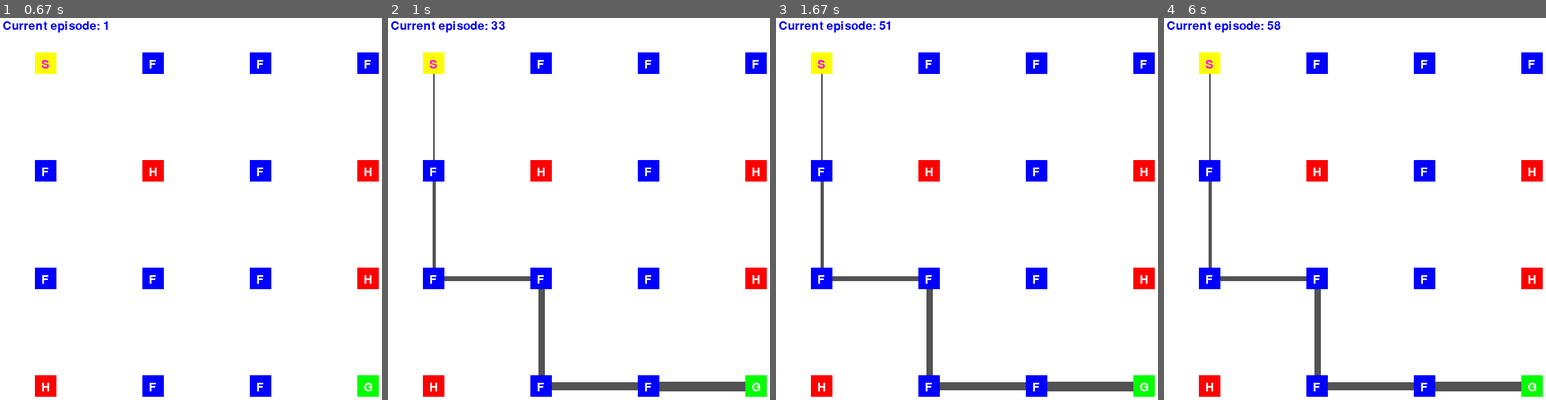
Above: before the commit, frames 1-4 (left to right).
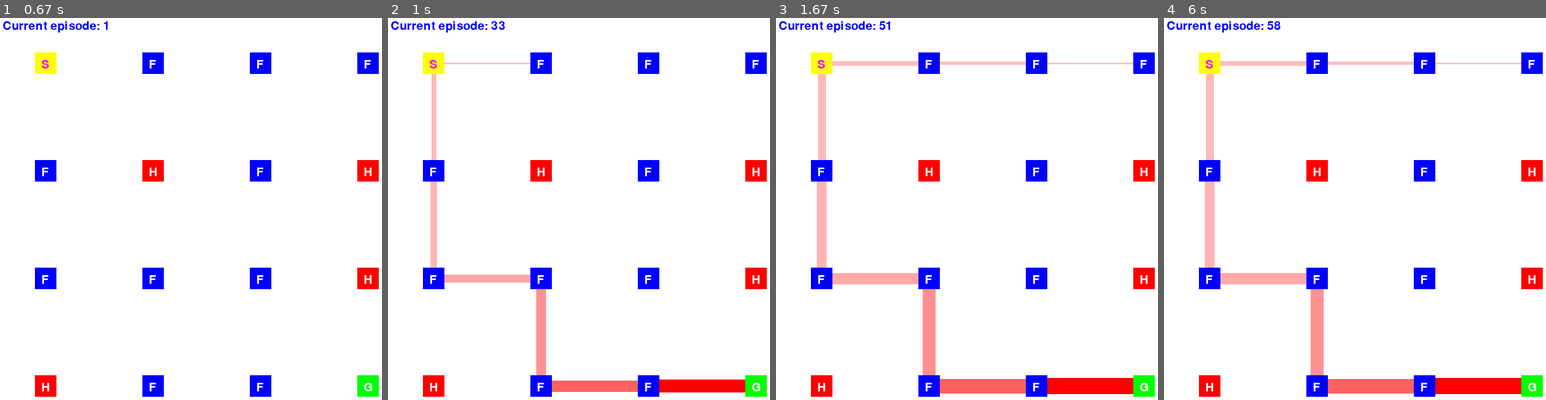
Above: after the commit, the same moments.

Repository: jmiszczak/pygame-tests
Game: pygame game, started from frozen-lake-demo.py
Two runs of this game, one before a commit and one after it. Both use one fixed random seed, a clock stepped at 60 frames per second and the inputs below.
Inputs:
- Up to frame 1 (0.67 s): tap E at 0.33 s
- Up to frame 2 (1 s): tap P at 0.67 s
- Up to frame 3 (1.67 s): no input
- Up to frame 4 (6 s): tap E at 2.6, 3, 3.5, 4.12, 4.68, 5.25, 5.78 s

Frame 1 is identical in both runs. In frame 2, 3.2% of the frame differs, in the area x 11-94%, y 11-99%; in frame 3, 4.8%, in the area x 10-94%, y 11-99%; in frame 4, 4.8%.

Commit message:
Added visualization with line transparency

Diff:
--- a/frozen-lake-demo.py
+++ b/frozen-lake-demo.py
@@ -18,9 +18,10 @@
 GREEN = (0,255,0,128)
 BLUE = (0,0,255,128)
 YELLOW = (255,255,0,0)
-LINE = (82,82,82,128)
+LINE = (255,0,0)
 field_color = { 'S': YELLOW, 'G': GREEN, 'F' : BLUE, 'H' : RED }
 font_size = 32
+field_size = font_size + 8
 
 # grid for playing
 grid = nx.grid_2d_graph(4,4)
@@ -79,18 +80,25 @@
     for e in grid.edges:
         print('Edged', e, 'has Q value', Q[e])
 
-# visualization of the current value in Q table
-def line_size(qval):
-    if qval > 0.0:
-        return int(3*(6+np.log2(qval)))
+# two methods for the visualization of the current value in Q table
+# method 1: line width - problematic for small values
+def line_size(qval, Q):
+    q_vals = list(set(Q.values()))
+    q_vals.sort()
+    if qval > 0 :
+        return 3*q_vals.index(qval)
     else:
+        return 1
+
+# method 2: alpha in the color specification
+def line_alpha(qval):
+    if qval > 0 :
+        return 64+(255-64)*qval
+    else :
         return 0
 
 # illustration of the Frozen Lake
 def draw_board(screen):
-
-    # filed size is based on the selected font
-    field_size = font_size + 8
 
     # calculate screen coordinates
     x,y = int(screen_size[0]/4), int(screen_size[1]/4)
@@ -101,7 +109,7 @@
         epos = ( int((0.5+e[1][0])*x), int((0.5+e[1][1])*y) )
         pg.draw.line(screen, (128,128,128,128), spos, epos, 0)
 
-    # display filed name
+    # display field name
     for n in grid.nodes:
         npos = ( int((0.5+n[1])*x-font_size/4), int((0.5+n[0])*y-font_size/4) )
         rpos = ( int((0.5+n[1])*x-field_size/2), int((0.5+n[0])*y-field_size/2) )
@@ -116,7 +124,7 @@
     pg.display.update()
 
 # redraw lines according to Q table
-def update_board(screen):
+def update_board(screen, alpha=True):
 
     # update episode information
     screen.fill((255,255,255))
@@ -129,10 +137,29 @@
     x, y = int(screen_size[0]/4), int(screen_size[1]/4)
 
     # add lines visualizing Q values
-    for e in grid.edges:
-        spos = ( int((0.5+e[0][1])*x), int((0.5+e[0][0])*y) )
-        epos = ( int((0.5+e[1][1])*x), int((0.5+e[1][0])*y) )
-        pg.draw.line(screen, LINE, spos, epos, line_size(Q[e]))
+    if not alpha:
+        # method 1: Q values used to calculate line width
+        for e in grid.edges:
+            spos = ( int((0.5+e[0][1])*x), int((0.5+e[0][0])*y) )
+            epos = ( int((0.5+e[1][1])*x), int((0.5+e[1][0])*y) )
+            pg.draw.line(screen, LINE, spos, epos, line_size(Q[e], Q))
+    else :
+        # method 2: Q values used to change alpha of the lines
+        for e in grid.edges:
+            spos = ( int((0.5+e[0][1])*x)-(line_size(Q[e],Q)-1)/2,
+                    int((0.5+e[0][0])*y)-(line_size(Q[e],Q)-1)/2)
+            epos = ( int((0.5+e[1][1])*x)-(line_size(Q[e],Q)-1)/2,
+                    int((0.5+e[1][0])*y)-(line_size(Q[e],Q)-1)/2)
+            if spos[0] == epos[0] : # horizontal line
+                line = pg.Surface((line_size(Q[e], Q), abs(spos[1]-epos[1])), pg.SRCALPHA)
+                line.fill( LINE + (line_alpha(Q[e]),))
+                screen.blit(line, spos)
+            elif spos[1] == epos[1] : # vertical line
+                line = pg.Surface((abs(spos[0]-epos[0]), line_size(Q[e], Q)), pg.SRCALPHA)
+                line.fill(LINE + (line_alpha(Q[e]), ))
+                screen.blit(line, spos)
+            else :
+                print ("[INFO] Problem with line coordinates.")
 
     # draw the fields
     draw_board(screen)
